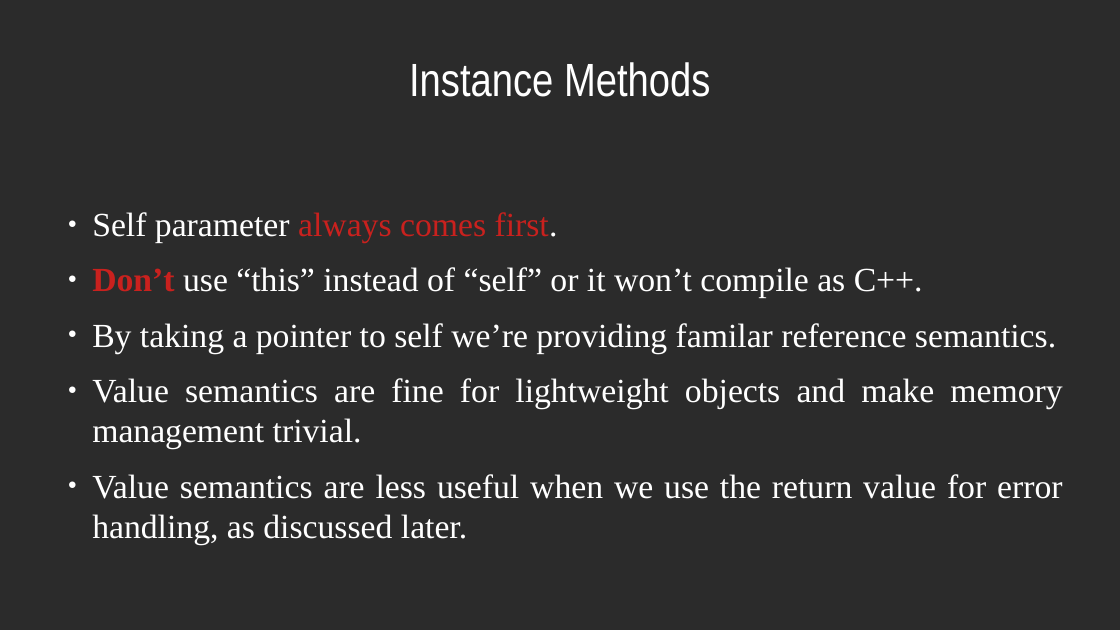
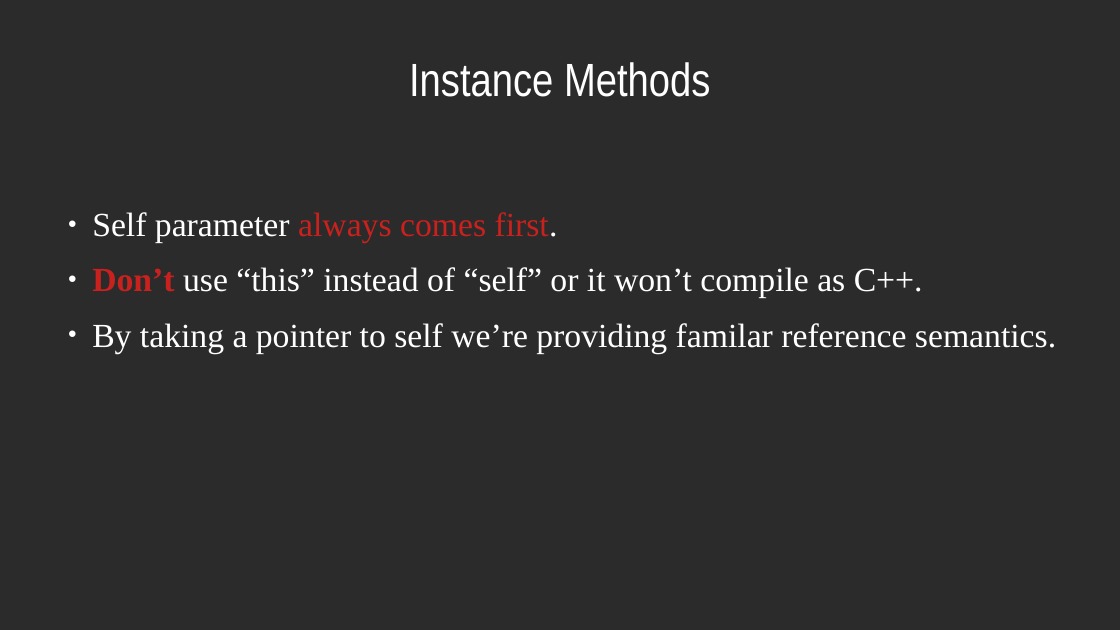
Before and after one commit to dllaurence/youngmanandc, a slide deck: slide 19 of 2020-youngmanandthec-scale.odp (slide 21 before the commit). Drawn at 1120x630 pixels with LibreOffice and Linux fonts; fonts in the diff are those of the drawing; background and template pictures are left out; a plain dark background stands for a picture behind light text. Boxes give left, top, right and bottom in pixels: in the first picture for what was removed or moved away, otherwise in the second. Text is boxed around its words. In the diff, an @@ line names an element or a change of style, - is before the commit and + after.

```diff
--- a/2020-youngmanandthec-scale.odp
+++ b/2020-youngmanandthec-scale.odp
@@ text at bbox=[92, 378, 1062, 545]: paragraphs removed @@
-● Value semantics are fine for lightweight objects and make memory management trivial.
-● Value semantics are less useful when we use the return value for error handling, as discussed later.
```
Also in this commit, not shown: 17 other slides changed, 7 slides removed.
